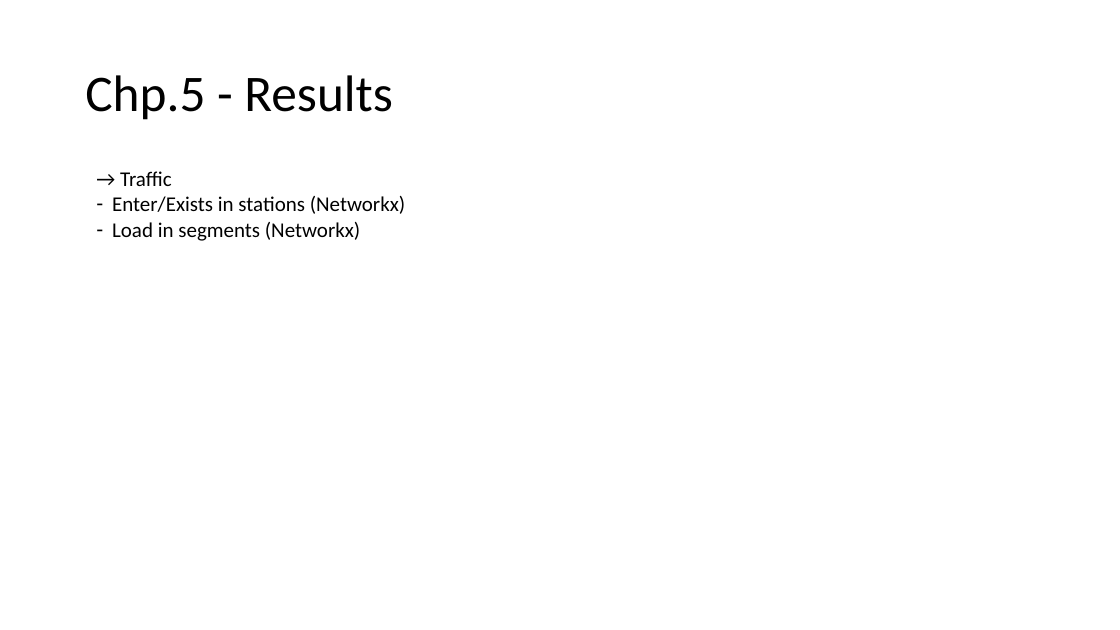
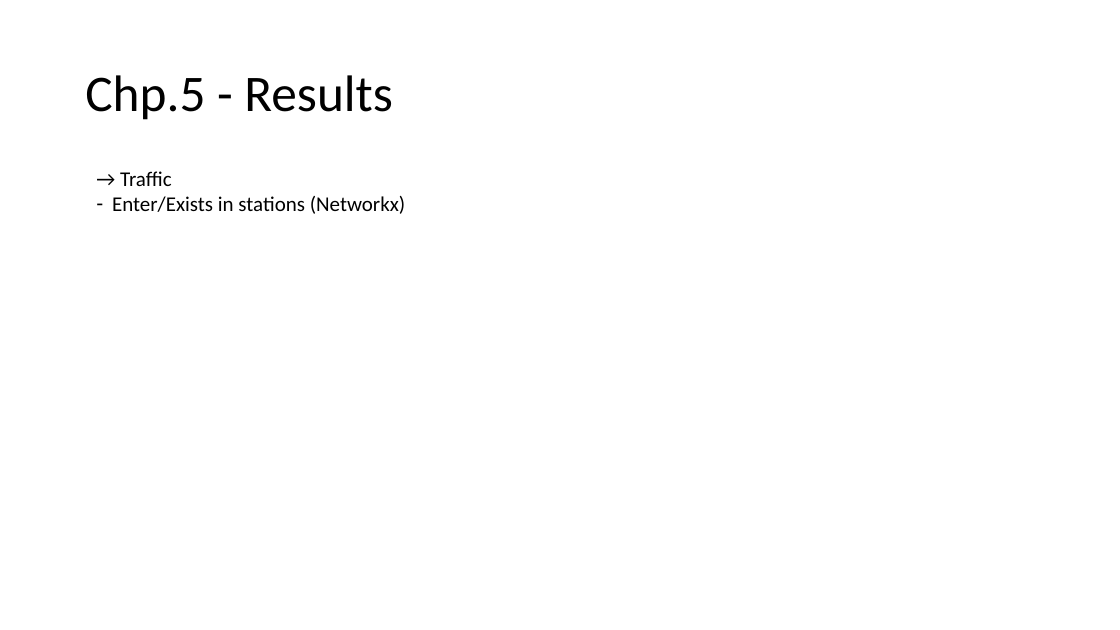
Before and after one commit to Breno-st/big-cities-transport, a slide deck: slide 24 of 11.Presenttaions/big-cities-transport.pptx (slide 23 before the commit). Drawn at 1120x630 pixels with LibreOffice and Linux fonts; fonts in the diff are those of the drawing. Boxes give left, top, right and bottom in pixels: in the first picture for what was removed or moved away, otherwise in the second. Text is boxed around its words. In the diff, an @@ line names an element or a change of style, - is before the commit and + after.

```diff
--- a/11.Presenttaions/big-cities-transport.pptx
+++ b/11.Presenttaions/big-cities-transport.pptx
@@ text at box(112, 222, 360, 241): paragraph removed @@
-– Load in segments (Networkx)
```
Also in this commit, not shown: 2 slides added, 2 other files.
